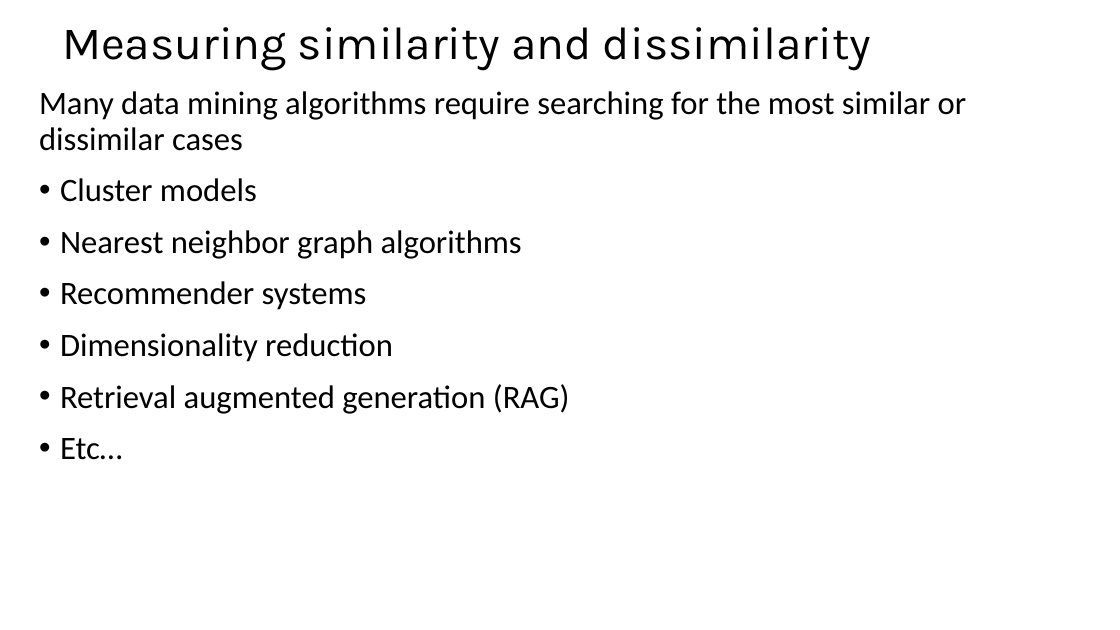
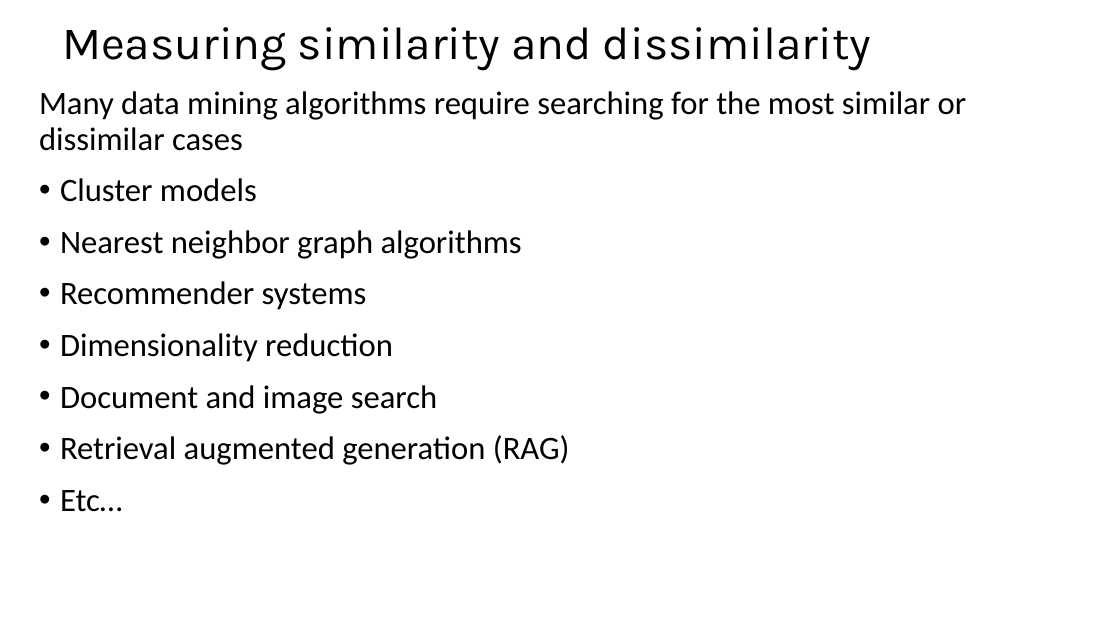
Before and after one commit to harelgabainew/school1, a slide deck: slide 2 of slides/4_DistanceAndSimilarityMeasures.pptx. Drawn at 1120x630 pixels with LibreOffice and Linux fonts; fonts in the diff are those of the drawing. Boxes give left, top, right and bottom in pixels: in the first picture for what was removed or moved away, otherwise in the second. Text is boxed around its words. In the diff, an @@ line names an element or a change of style, - is before the commit and + after.

```diff
--- a/slides/4_DistanceAndSimilarityMeasures.pptx
+++ b/slides/4_DistanceAndSimilarityMeasures.pptx
@@ text at bbox=[60, 385, 437, 414]: paragraph added @@
+• Document and image search
```
Also in this commit, not shown: 7 other slides changed.
